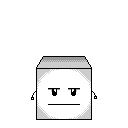
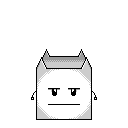
Before/after of a 128x128 layered artwork. What changed in the layer stack:
painted on "Idle 1" over [37, 49, 97, 100]
